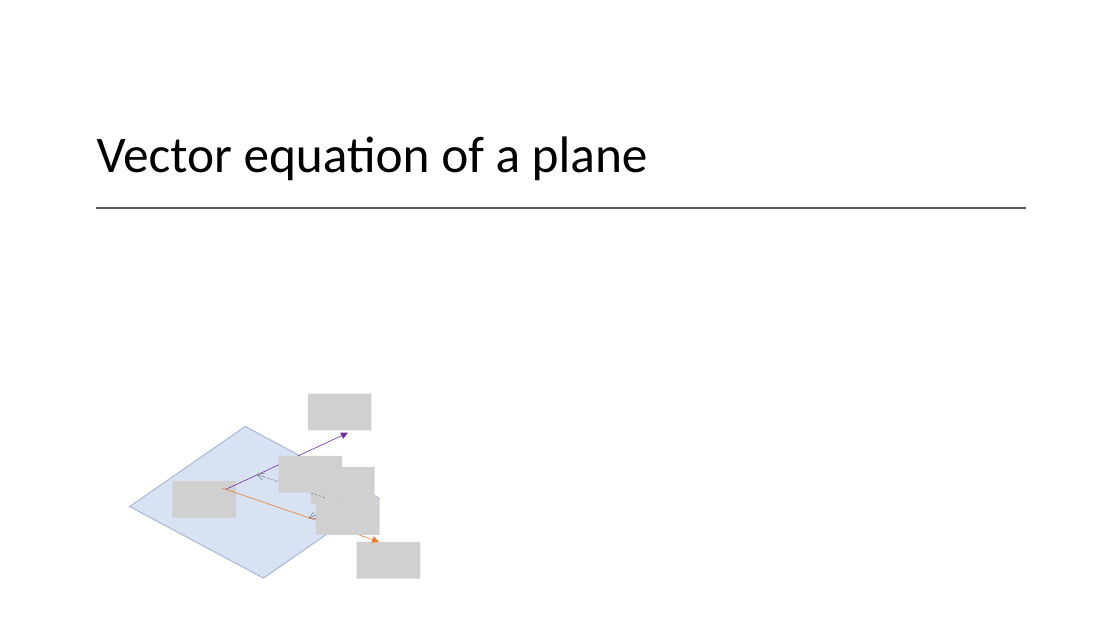
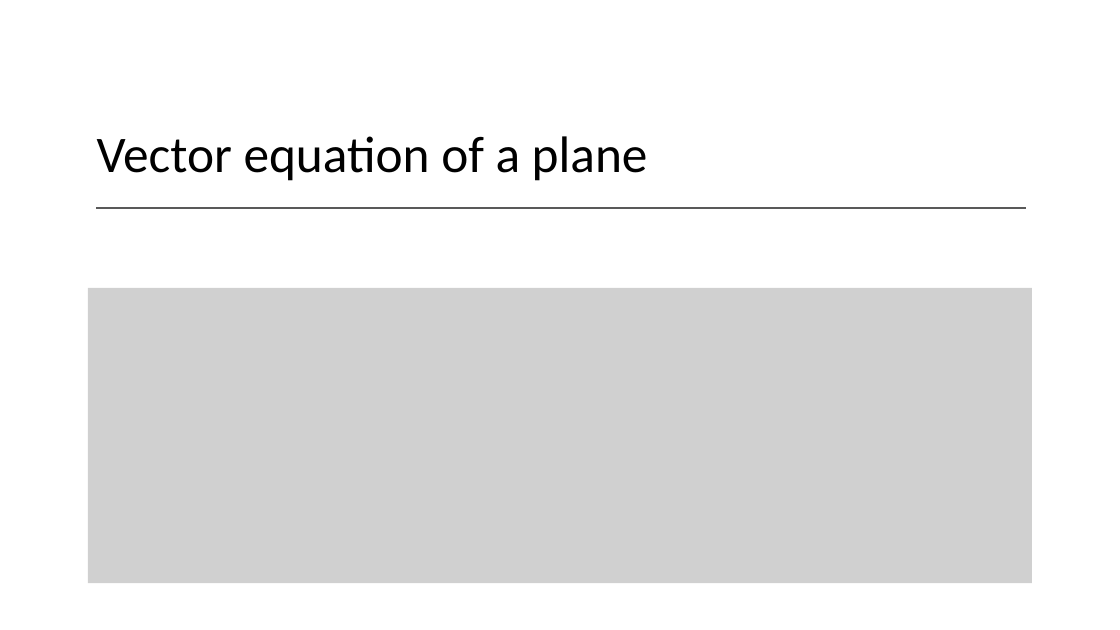
Before and after one commit to Falmouth-Games-Academy/bsc-course-materials, a slide deck: slide 13 of COMP270/07/2019-20-COMP270-07-lecture-materials.pptx. Drawn at 1120x630 pixels with LibreOffice and Linux fonts; fonts in the diff are those of the drawing; grey boxes stand for pictures. Boxes give left, top, right and bottom in pixels: in the first picture for what was removed or moved away, otherwise in the second. Text is boxed around its words. In the diff, an @@ line names an element or a change of style, - is before the commit and + after.

```diff
--- a/COMP270/07/2019-20-COMP270-07-lecture-materials.pptx
+++ b/COMP270/07/2019-20-COMP270-07-lecture-materials.pptx
@@ picture added at (88, 288, 1033, 584) @@
@@ group removed at (172, 394, 379, 542): 3 pictures, 2 arrows @@
@@ double arrow removed from (256, 475) to (343, 504) @@
@@ picture removed at (279, 456, 343, 493) @@
@@ double arrow removed from (308, 518) to (340, 504) @@
@@ picture removed at (316, 498, 380, 535) @@
@@ picture removed at (357, 542, 421, 579) @@
```
Also in this commit, not shown: 2 other slides changed, 1 other file.
